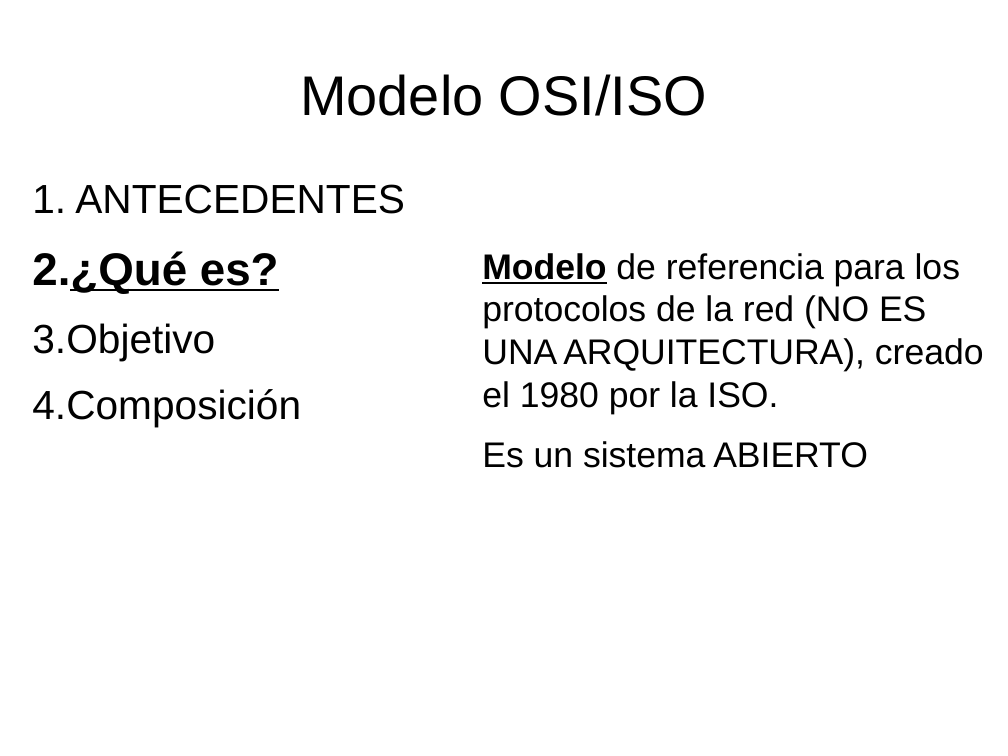
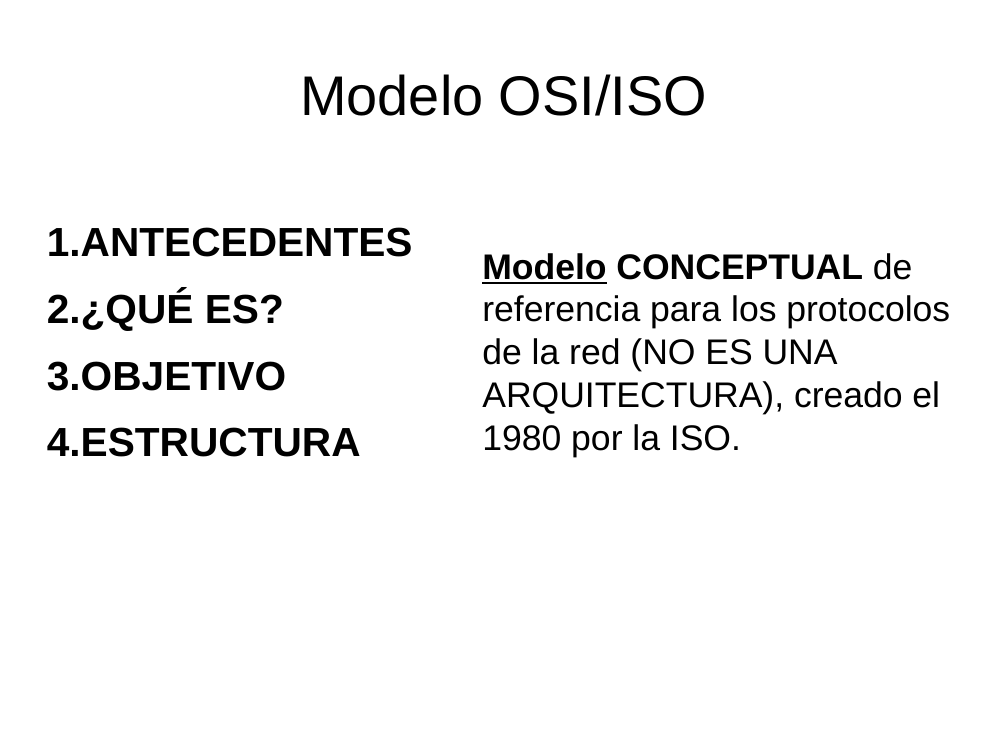
Before and after one commit to q92helea/Pechackucha, a slide deck: slide 4 of Pechakucha.odp. Drawn at 1008x756 pixels with LibreOffice and Linux fonts; fonts in the diff are those of the drawing. Boxes give left, top, right and bottom in pixels: in the first picture for what was removed or moved away, otherwise in the second. Text is boxed around its words. In the diff, an @@ line names an element or a change of style, - is before the commit and + after.

Commit message:
Add files via upload
He empezado un guión para la Pechakucha. Te envio enlace con información.
https://sites.google.com/site/stigestionydesarrollo/recuperacion/desarrollo-1/recuperacion-provisional/5---describir-el-modelo-osi-definicion-utilidad-y-niveles
https://es.wikipedia.org/wiki/Modelo_OSI
https://seaccna.com/modelo-osi-guia-definitiva/
https://eltallerdelbit.com/capas-modelo-osi/

```diff
--- a/Pechakucha.odp
+++ b/Pechakucha.odp
@@ text "ANTECEDENTES": place and size @@
-text "ANTECEDENTES" at <box>32,184,405,427</box>
+text "ANTECEDENTES" at <box>47,227,413,457</box>
@@ text at <box>47,227,413,257</box>: bold on in "ANTECEDENTES" @@
@@ text at <box>482,253,950,457</box>: text changed @@
-Modelo de referencia para los protocolos de la red (NO ES UNA ARQUITECTURA), creado el 1980 por la ISO.
-Es un sistema ABIERTO
+Modelo CONCEPTUAL de referencia para los protocolos de la red (NO ES UNA ARQUITECTURA), creado el 1980 por la ISO.
@@ text at <box>47,291,361,457</box>: text changed; bold on @@
-2. ¿Qué es?
-3. Objetivo
-4. Composición
+2. ¿QUÉ ES?
+3. OBJETIVO
+4. ESTRUCTURA
```
Also in this commit, not shown: 15 other slides changed, 2 slides added, 1 slide removed, 1 other file.
